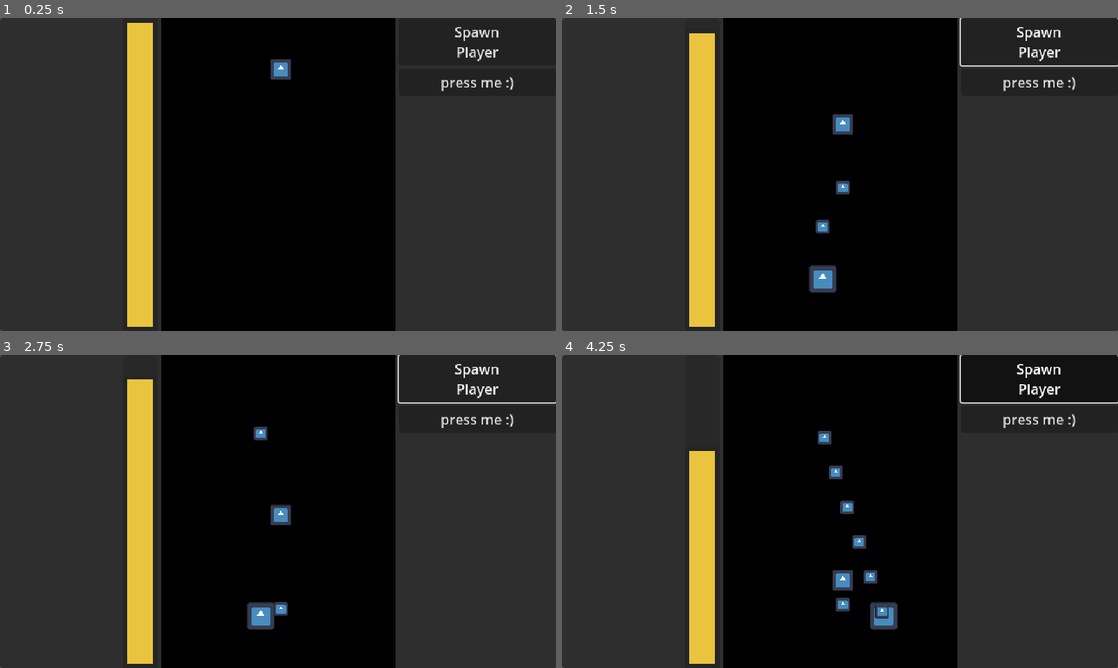
Above: before the commit, frames 1-4 (two rows, left to right).
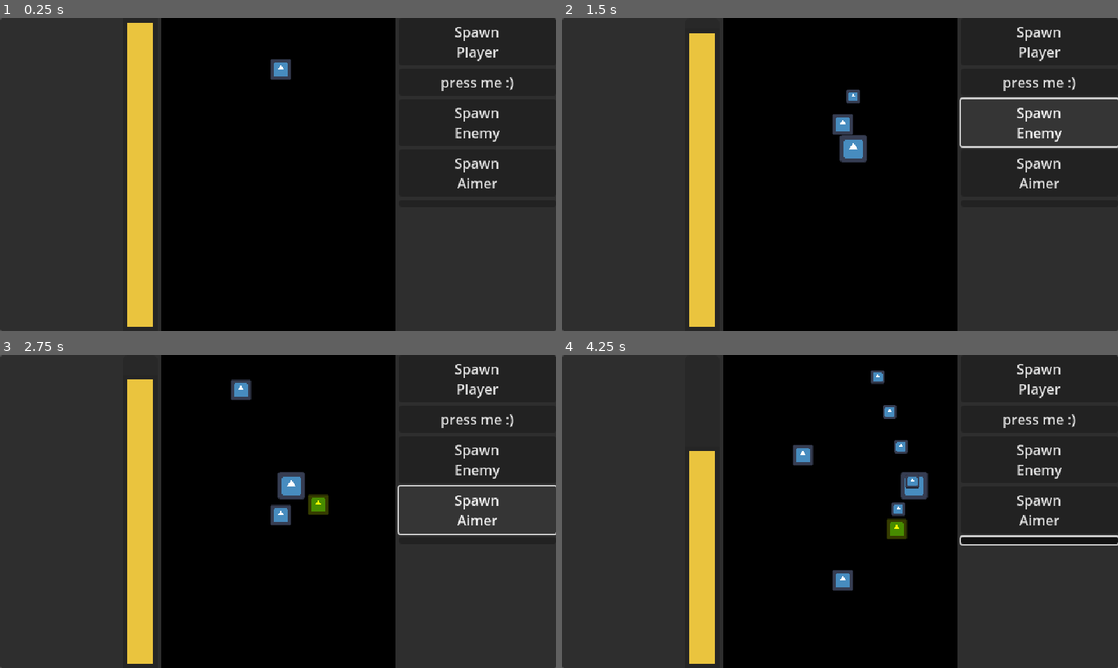
Above: after the commit, the same moments.

Repository: Christian-3-NA/crank-shmup
Game: Godot game, scene res://Scenes/level_manager.tscn
Same seed, same stepped clock (60 frames per second), same inputs: the game is played once before the commit and once after it. This scene is started directly instead of the project's main scene. The engine's default icon, where the game draws it, is replaced by a stand-in: a white triangle on a blue panel in a dark square.
Inputs (mouse positions are in pixels of both pictures, inside the frame that each line leads up to):
- Up to frame 1 (0.25 s): no input
- Up to frame 2 (1.5 s): click "Spawn Player" at 0.5 s; click (1040, 121) at 1.25 s, where only the run after the commit has a clickable "Spawn Enemy"
- Up to frame 3 (2.75 s): click (478, 508) at 2 s, where only the run after the commit has a clickable "Spawn Aimer"
- Up to frame 4 (4.25 s): click (1040, 539) at 2.77 s; hold D (move_right) from 3.53 s (still down); hold Space (shoot) from 3.53 s (still down)

The runs differ from the first frame. In frame 1, 0.5% of the frame differs, in the area x 81-90%, y 28-55%; in frame 2, 2.3%; in frame 3, 2.5%; in frame 4, 4.2%, in the area x 41-100%, y 0-88%.

Commit message:
Created the Aimer enemy type Made the Level, Wave, Enemy data structure in Global

Diff:
--- /dev/null
+++ b/Scenes/InheritedScenes/aimer_enemy.tscn
@@ -0,0 +1,13 @@
+[gd_scene load_steps=3 format=3 uid="uid://ci1ckx5gdiyyw"]
+
+[ext_resource type="PackedScene" uid="uid://dwycjkfeid0io" path="res://Scenes/enemy.tscn" id="1_yjlpu"]
+[ext_resource type="Script" path="res://Scripts/ExtendedScripts/aimer_enemy.gd" id="2_yvka7"]
+
+[node name="AimerEnemy" instance=ExtResource("1_yjlpu")]
+script = ExtResource("2_yvka7")
+
+[node name="EnemySprite" parent="." index="0"]
+modulate = Color(1, 1, 0, 1)
+
+[node name="FireDelayTimer" type="Timer" parent="." index="2"]
+one_shot = true
--- a/Scenes/enemy.tscn
+++ b/Scenes/enemy.tscn
@@ -16,6 +16,3 @@
 [node name="Enemy Shape" type="CollisionShape2D" parent="."]
 position = Vector2(-0.5, 0)
 shape = SubResource("RectangleShape2D_bew3p")
-
-[node name="FireDelayTimer" type="Timer" parent="."]
-one_shot = true
--- a/Scenes/enemy_manager.tscn
+++ /dev/null
@@ -1,6 +0,0 @@
-[gd_scene load_steps=2 format=3 uid="uid://bjk4kuved6bau"]
-
-[ext_resource type="Script" path="res://Scripts/enemy_manager.gd" id="1_plo6i"]
-
-[node name="EnemyManager" type="Node2D"]
-script = ExtResource("1_plo6i")
--- a/Scenes/global.tscn
+++ b/Scenes/global.tscn
@@ -1,6 +1,9 @@
-[gd_scene load_steps=2 format=3 uid="uid://bdluivj7r6grk"]
+[gd_scene load_steps=4 format=3 uid="uid://bdluivj7r6grk"]
 
 [ext_resource type="Script" path="res://Scripts/global.gd" id="1_mvifx"]
+[ext_resource type="PackedScene" uid="uid://dwycjkfeid0io" path="res://Scenes/enemy.tscn" id="2_u551k"]
+[ext_resource type="PackedScene" uid="uid://ci1ckx5gdiyyw" path="res://Scenes/InheritedScenes/aimer_enemy.tscn" id="3_ke65r"]
 
 [node name="Global" type="Node"]
 script = ExtResource("1_mvifx")
+enemy_scenes = Array[PackedScene]([ExtResource("2_u551k"), ExtResource("3_ke65r")])
--- a/Scenes/level_manager.tscn
+++ b/Scenes/level_manager.tscn
@@ -61,4 +61,20 @@
 layout_mode = 2
 text = "press me :)"
 
+[node name="SpawnEnemy" type="Button" parent="GMBack/GameBox/HudRight"]
+layout_mode = 2
+text = "Spawn
+Enemy"
+
+[node name="SpawnAimer" type="Button" parent="GMBack/GameBox/HudRight"]
+layout_mode = 2
+text = "Spawn
+Aimer"
+
+[node name="SpawnWave" type="Button" parent="GMBack/GameBox/HudRight"]
+layout_mode = 2
+
 [connection signal="pressed" from="GMBack/GameBox/HudRight/SpawnPlayer" to="." method="_on_spawn_player_pressed"]
+[connection signal="pressed" from="GMBack/GameBox/HudRight/SpawnPlayer" to="GMBack/GameBox/CombatHolder/CombatManager" method="_on_spawn_player_pressed"]
+[connection signal="pressed" from="GMBack/GameBox/HudRight/SpawnEnemy" to="GMBack/GameBox/CombatHolder/CombatManager" method="_on_spawn_enemy_pressed"]
+[connection signal="pressed" from="GMBack/GameBox/HudRight/SpawnAimer" to="GMBack/GameBox/CombatHolder/CombatManager" method="_on_spawn_aimer_pressed"]
--- /dev/null
+++ b/Scripts/ExtendedScripts/aimer_enemy.gd
@@ -0,0 +1,52 @@
+extends "res://Scripts/enemy.gd"
+'''
+Aimer type enemy.
+Flies into a set position then begins firing bullets directly at the player.
+
+When instantiating, give:
+	shooting_position
+'''
+
+# Enemy Stats
+var bullet_speed = 150
+var fire_delay = 2
+var shooting_position = Vector2.ZERO
+var relative_shoot_pos = Vector2.ZERO
+var target = Global.current_player_GL
+
+# Scene Loading
+var bullet_scene = load("res://Scenes/bullet.tscn")
+
+
+# Called when the node enters the scene tree for the first time.
+func _ready() -> void:
+	# Prevents firing as soon as they spawn in
+	$FireDelayTimer.start(fire_delay)
+
+	# Needs to be low for lerp to look right
+	speed = 3
+
+	# This code is run here because it can't be done in the Levels data
+	shooting_position = shooting_position + relative_shoot_pos
+
+
+# Called every frame. 'delta' is the elapsed time since the previous frame.
+func _process(delta: float) -> void:
+	# Ease into position from spawn
+	position = position.lerp(shooting_position, delta * speed)
+
+	# Shooting Code
+	if $FireDelayTimer.is_stopped():
+		shoot_bullet()
+
+
+''' ---------- CUSTOM FUNCTIONS ---------- '''
+
+func shoot_bullet():
+	$FireDelayTimer.start(fire_delay)
+	var next_bullet = bullet_scene.instantiate()
+	next_bullet.target_group = "player"
+	next_bullet.velocity = self.position.direction_to(self.target.position)
+	next_bullet.position = self.position
+	next_bullet.speed = self.bullet_speed
+	get_parent().add_child(next_bullet)
--- a/Scripts/bullet.gd
+++ b/Scripts/bullet.gd
@@ -1,9 +1,12 @@
 extends Area2D
 
+# Bullet Stats
 var target_group = ""
 var velocity = Vector2(1, 0)
 var speed = 200
 
+
+''' ---------- DEFAULT FUNCTIONS ---------- '''
 
 # Called when the node enters the scene tree for the first time.
 func _ready() -> void:
--- a/Scripts/combat_manager.gd
+++ b/Scripts/combat_manager.gd
@@ -1,5 +1,10 @@
 extends Node2D
 
+#Scene Loading
+var rng = RandomNumberGenerator.new()
+var current_player = Global.current_player_GL
+
+''' ---------- DEFAULT FUNCTIONS ---------- '''
 
 # Called when the node enters the scene tree for the first time.
 func _ready() -> void:
@@ -9,3 +14,27 @@
 # Called every frame. 'delta' is the elapsed time since the previous frame.
 func _process(delta: float) -> void:
 	pass
+
+
+''' ---------- SIGNAL FUNCTIONS ---------- '''
+
+func _on_spawn_enemy_pressed() -> void:
+	# Test code for spawning an enemy randomly on the upper spawn range
+	var next_enemy = load("res://Scenes/enemy.tscn").instantiate()
+	# We use lerp here to provide an easy way to get a set % between the two spawn points
+	next_enemy.position = $EnemySpawnN1.position.lerp($EnemySpawnN2.position, rng.randf())
+	add_child(next_enemy)
+
+
+func _on_spawn_aimer_pressed() -> void:
+	# Test code for spawning an enemy randomly on the upper spawn range
+	var next_enemy = load("res://Scenes/InheritedScenes/aimer_enemy.tscn").instantiate()
+	# We use lerp here to provide an easy way to get a set % between the two spawn points
+	next_enemy.position = $EnemySpawnN1.position.lerp($EnemySpawnN2.position, rng.randf())
+	next_enemy.shooting_position = Vector2(200, 200)
+	add_child(next_enemy)
+
+
+func _on_spawn_player_pressed() -> void:
+	current_player.position = Vector2(150, 150)
+	add_child(current_player)
--- a/Scripts/enemy.gd
+++ b/Scripts/enemy.gd
@@ -1,35 +1,21 @@
 extends CharacterBody2D
+'''
+Base enemy scene that all others inherit from.
+Just moves down.
+'''
 
 # Enemy Stats
 var health = 5
 var speed = 50
-var bullet_speed = 300
-var fire_delay = 1
 
-# Scene Loading
-var bullet_scene = load("res://Scenes/bullet.tscn")
 
+''' ---------- DEFAULT FUNCTIONS ---------- '''
 
 # Called when the node enters the scene tree for the first time.
 func _ready() -> void:
 	velocity = Vector2(0, 1)
-	# Prevents firing as soon as they spawn in
-	$FireDelayTimer.start(fire_delay)
 
 
 # Called every frame. 'delta' is the elapsed time since the previous frame.
 func _process(delta: float) -> void:
 	position += velocity * speed * delta # Change Pos
-
-	# Shooting Code
-	if $FireDelayTimer.is_stopped():
-		shoot_bullet()
-
-
-func shoot_bullet():
-	$FireDelayTimer.start(fire_delay)
-	var next_bullet = bullet_scene.instantiate()
-	next_bullet.target_group = "player"
-	next_bullet.velocity = Vector2(0, 1)
-	next_bullet.position = self.position
-	get_parent().add_child(next_bullet)
--- a/Scripts/enemy_manager.gd
+++ /dev/null
@@ -1,11 +0,0 @@
-extends Node2D
-
-
-# Called when the node enters the scene tree for the first time.
-func _ready() -> void:
-	pass # Replace with function body.
-
-
-# Called every frame. 'delta' is the elapsed time since the previous frame.
-func _process(delta: float) -> void:
-	pass
--- a/Scripts/global.gd
+++ b/Scripts/global.gd
@@ -4,6 +4,47 @@
 var player_scene = load("res://Scenes/player.tscn")
 var current_player_GL = player_scene.instantiate() # GL = global, to reduce confusion across scenes
 
+# Reference List for all enemy types
+@export var enemy_scenes: Array[PackedScene] = []
+
+
+''' ---------- DICTIONARY DATA ---------- '''
+''' The Levels_Dict contains a reference list of each Level
+each Level contains a list of lists containing a Wave and a wave_delay
+each Wave contains a list of lists containing a reference to enemy_scenes
+	and subsequent data being spawn data
+each Spawn Data is a list of lists containing a variable name and and variable data
+every enemy will have at least spawn_position (in the first spot),
+	which is a list telling which direction (0=top, 1=left, 2=right) and spot to spawn from (% wise from 0 to 1)
+'''
+
+var Level_1_Waves = [
+	[ # Spawns 3 basic enemies at 30%, 50%, and 70% across the top, with the middle one being twice as fast
+		[   0, ["spawn_position", [0, 0.3]], ["speed", 300]   ],
+		[   0, ["spawn_position", [0, 0.5]], ["speed", 600]   ],
+		[   0, ["spawn_position", [0, 0.7]], ["speed", 300]   ]
+	],
+	[ # Spawns 3 aimer enemies that slide in from the left, ending with staggered horizontal positions
+		[   1, ["spawn_position", [0, 0.2]], ["relative_shoot_pos", Vector2(100, 0)]   ],
+		[   1, ["spawn_position", [0, 0.5]], ["relative_shoot_pos", Vector2(80, 0)]   ],
+		[   1, ["spawn_position", [0, 0.8]], ["relative_shoot_pos", Vector2(60, 0)]   ]
+	],
+	[ # Spawns 2 basic enemies flanking one aimer, coming from the top
+		[   0, ["spawn_position", [0, 0.4]]   ],
+		[   0, ["spawn_position", [0, 0.6]]   ],
+		[   1, ["spawn_position", [0, 0.5]], ["relative_shoot_pos", Vector2(0, 50)]   ]
+	]
+]
+
+var Levels_Dict = {
+	# Level 1 spawns wave 1, then waits 5 seconds before wave 2,
+	# 	waits 5 more seconds then wave 3, then 10 seconds before the level ends
+	"Level_1": [ [Level_1_Waves[0],5], [Level_1_Waves[1],5], [Level_1_Waves[2],10] ],
+	"Level_2": []
+}
+
+
+''' ---------- DEFAULT FUNCTIONS ---------- '''
 
 # Called when the node enters the scene tree for the first time.
 func _ready() -> void:
--- a/Scripts/level_manager.gd
+++ b/Scripts/level_manager.gd
@@ -2,6 +2,9 @@
 
 
 var current_player = Global.current_player_GL
+
+
+''' ---------- DEFAULT FUNCTIONS ---------- '''
 
 # Called when the node enters the scene tree for the first time.
 func _ready() -> void:
@@ -11,8 +14,3 @@
 # Called every frame. 'delta' is the elapsed time since the previous frame.
 func _process(delta: float) -> void:
 	$GMBack/GameBox/HudLeft/EnergyBar.value = current_player.current_energy
-
-
-func _on_spawn_player_pressed() -> void:
-	current_player.position = Vector2(300, 300)
-	add_child(current_player)
--- a/Scripts/main_menu.gd
+++ b/Scripts/main_menu.gd
@@ -1,5 +1,7 @@
 extends Node2D
 
+
+''' ---------- DEFAULT FUNCTIONS ---------- '''
 
 # Called when the node enters the scene tree for the first time.
 func _ready() -> void:
@@ -11,5 +13,7 @@
 	pass
 
 
+''' ---------- SIGNAL FUNCTIONS ---------- '''
+
 func _on_start_pressed() -> void:
 	get_tree().change_scene_to_file("poop")
--- a/Scripts/player.gd
+++ b/Scripts/player.gd
@@ -14,6 +14,8 @@
 # Scene Loading
 var bullet_scene = load("res://Scenes/bullet.tscn")
 
+
+''' ---------- DEFAULT FUNCTIONS ---------- '''
 
 # Called when the node enters the scene tree for the first time.
 func _ready() -> void:
@@ -62,6 +64,8 @@
 			recharging_bool = false
 
 
+''' ---------- CUSTOM FUNCTIONS ---------- '''
+
 func shoot_bullet():
 	# Check Energy
 	if current_energy > 0:
